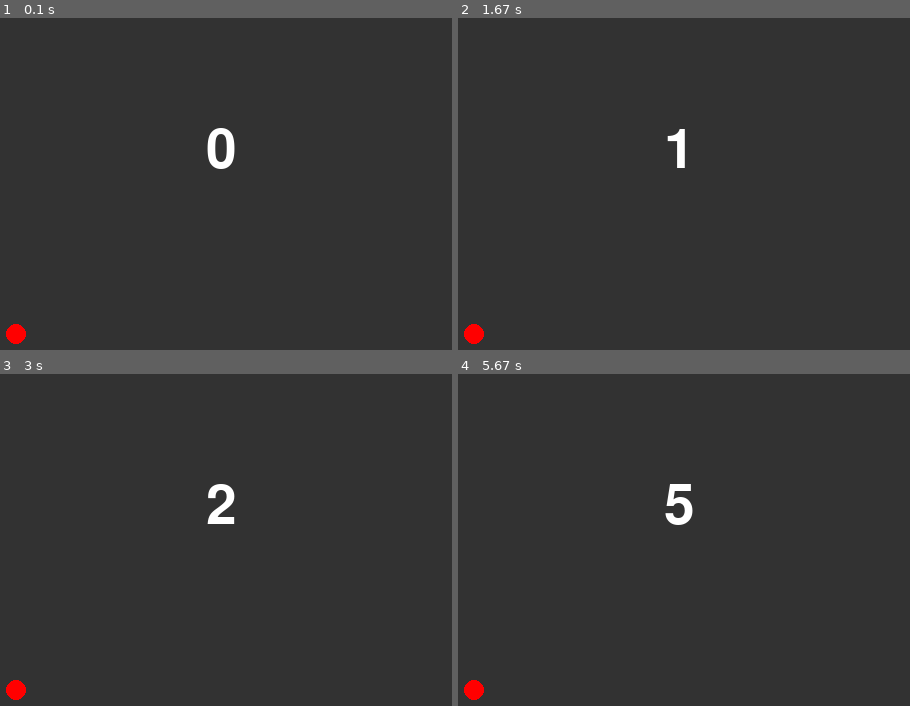
Above: before the commit, frames 1-4 (two rows, left to right).
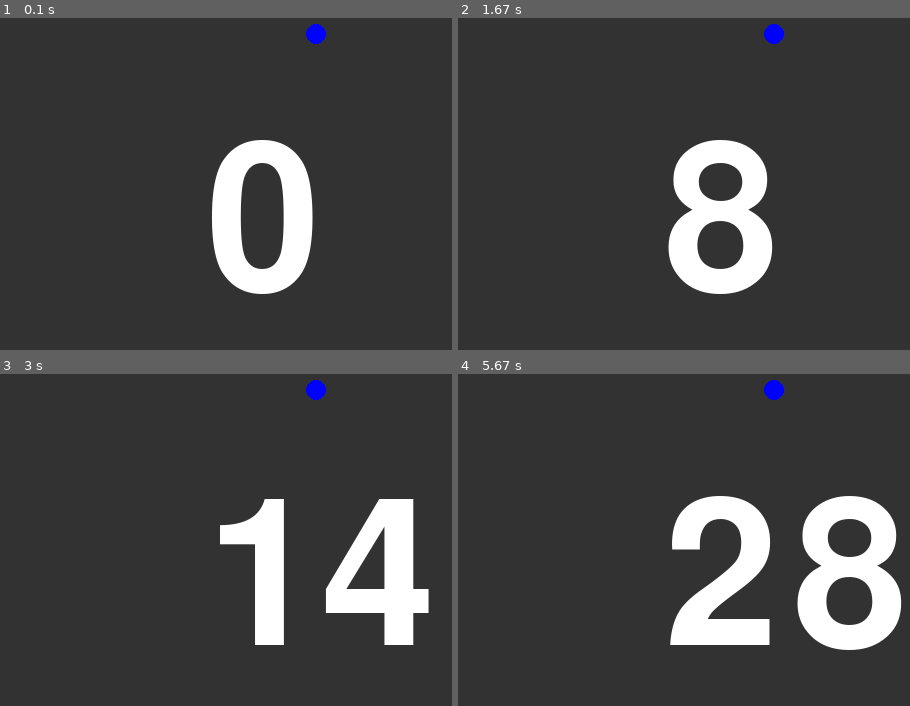
Above: after the commit, the same moments.

Repository: c0a23122e6/ProjExD_1
Game: pygame game, started from pygame_system.py
Same seed, same stepped clock (60 frames per second), same inputs: the game is played once before the commit and once after it.
Inputs:
- Up to frame 1 (0.1 s): no input
- Up to frame 2 (1.67 s): no input
- Up to frame 3 (3 s): no input
- Up to frame 4 (5.67 s): no input

The runs differ from the first frame. In frame 1, 6.9% of the frame differs, in the area x 1-73%, y 1-99%; in frame 2, 7.2%; in frame 3, 9.4%; in frame 4, 13%, in the area x 1-99%, y 1-99%.

Commit message:
諸々変更

Diff:
--- a/pygame_system.py
+++ b/pygame_system.py
@@ -9,10 +9,10 @@
     pg.display.set_caption("はじめてのPygame")
     screen = pg.display.set_mode((800, 600))
     clock = pg.time.Clock()
-    font = pg.font.Font(None, 80)
+    font = pg.font.Font(None, 300)
 
     enn = pg.Surface((20, 20))
-    pg.draw.circle(enn, (255, 0, 0), (10, 10), 10)
+    pg.draw.circle(enn, (0, 0, 255), (10, 10), 10)
     enn.set_colorkey((0, 0, 0))
 
     tmr = 0
@@ -23,10 +23,10 @@
         txt = font.render(str(tmr), True, (255, 255, 255))
         screen.fill((50, 50, 50))
         screen.blit(txt, [300, 200])
-        screen.blit(enn, [100, 400])
+        screen.blit(enn, [400, 100])
         pg.display.update()
         tmr += 1
-        clock.tick(1)
+        clock.tick(5)
 
 
 if __name__ == "__main__":
